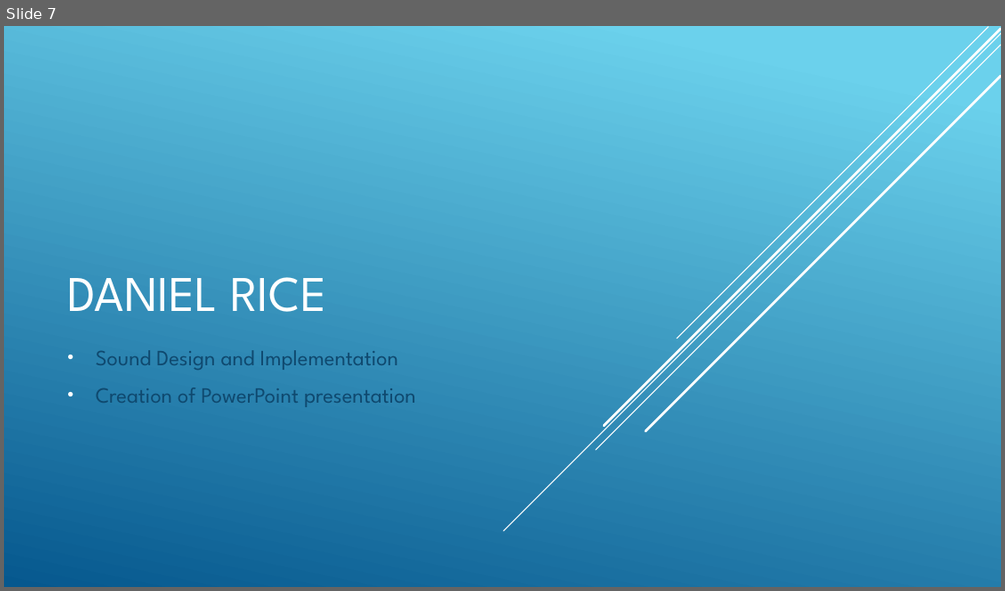
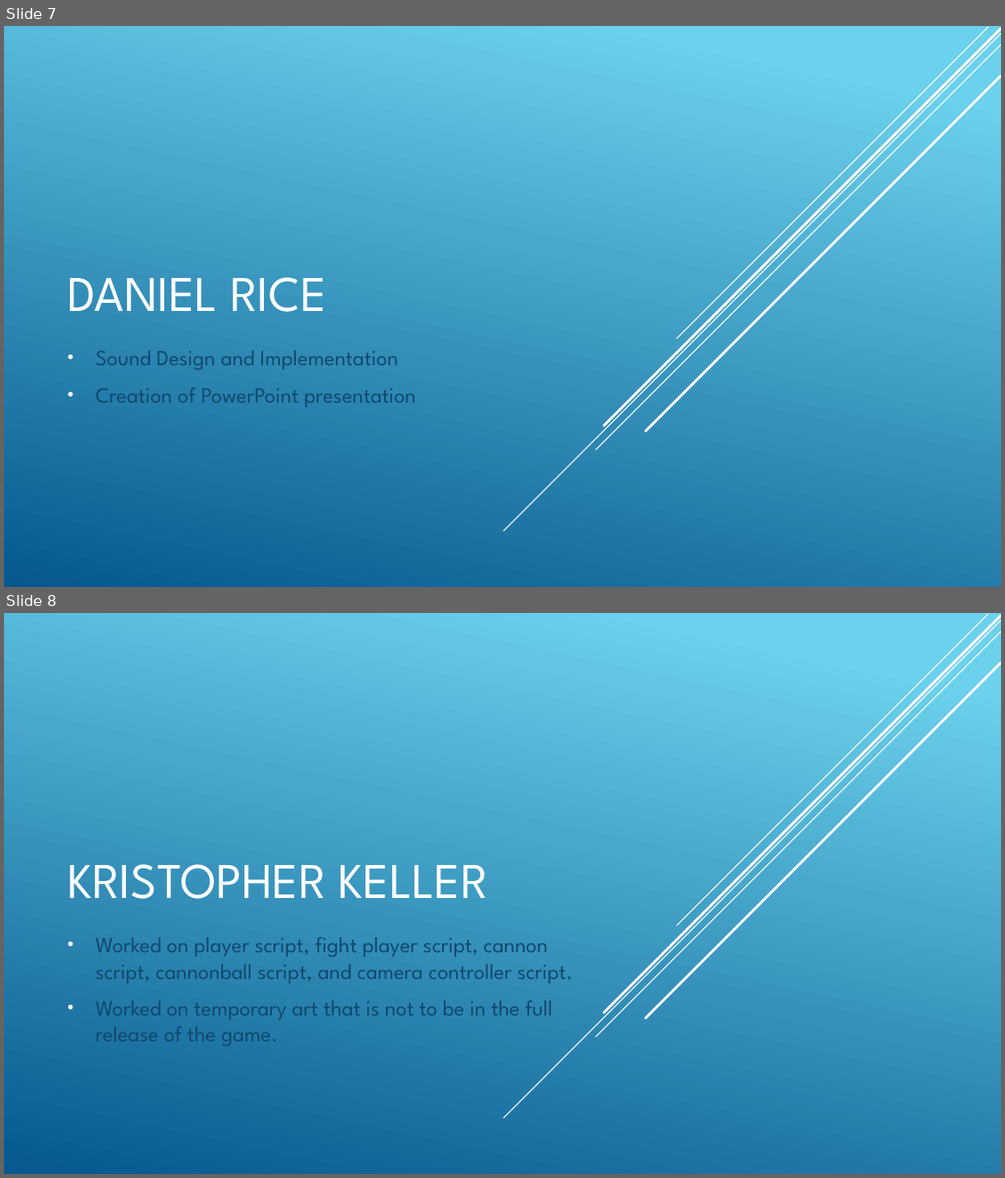
Before and after one commit to Schamale/Python2TheSequel, a slide deck: Physics Project Presentation.pptx. Shown one above the other, each under a label of ours: slide 7 before the commit, slides 7 and 8 after it. The pictures are 1005x591 and 1005x1178 pixels, drawn with LibreOffice and Linux fonts; fonts in the diff are those of the drawing. Boxes give left, top, right and bottom in pixels: in the first picture for what was removed or moved away, otherwise in the second. Text is boxed around its words. In the diff, an @@ line names an element or a change of style, - is before the commit and + after.

Commit message:
work on presentation slide

```diff
--- a/Physics Project Presentation.pptx
+++ b/Physics Project Presentation.pptx
@@ slide 8 added at (x1=4, y1=613, x2=1001, y2=1174), background gradient #6ED2EB to #06588E; not listed: 5 template elements that a slide beside it also shows @@
@@ title added at (x1=67, y1=864, x2=488, y2=899), 48 pt, text #FFFFFF @@
+KRISTOPHER KELLER
@@ subtitle added at (x1=96, y1=937, x2=573, y2=1046), 21 pt, text #0F496F @@
+• Worked on player script, fight player script, cannon script, cannonball script, and camera controller script.
+• Worked on temporary art that is not to be in the full release of the game.
```
Also in this commit, not shown: 1 slide removed, 1 other file.
